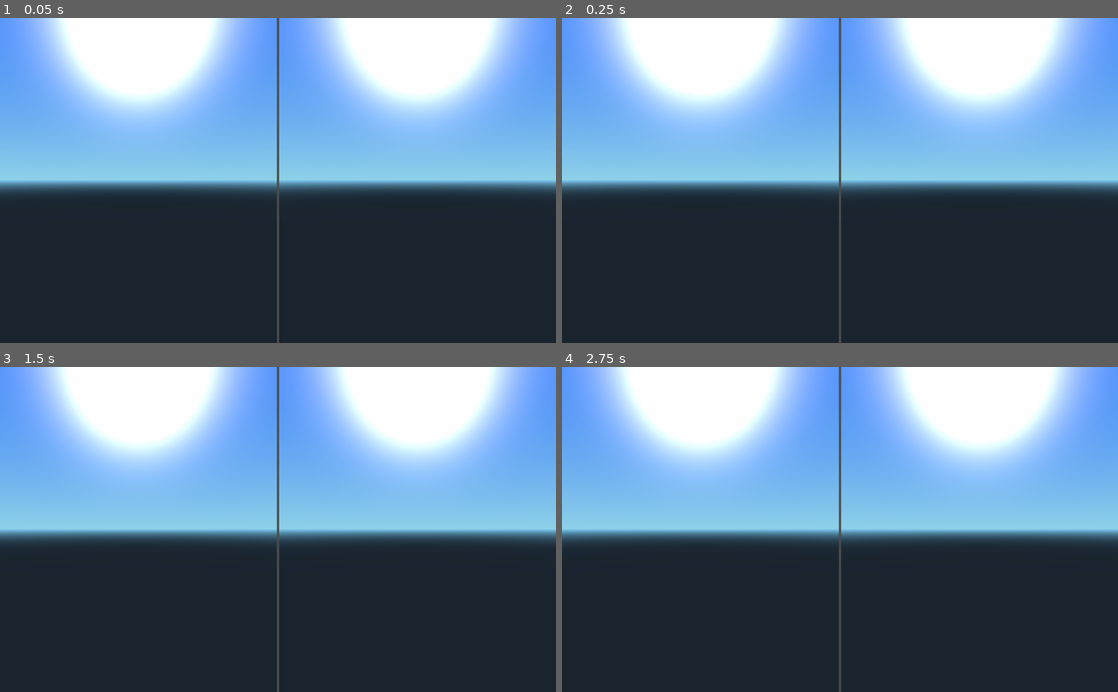
Above: before the commit, frames 1-4 (two rows, left to right).
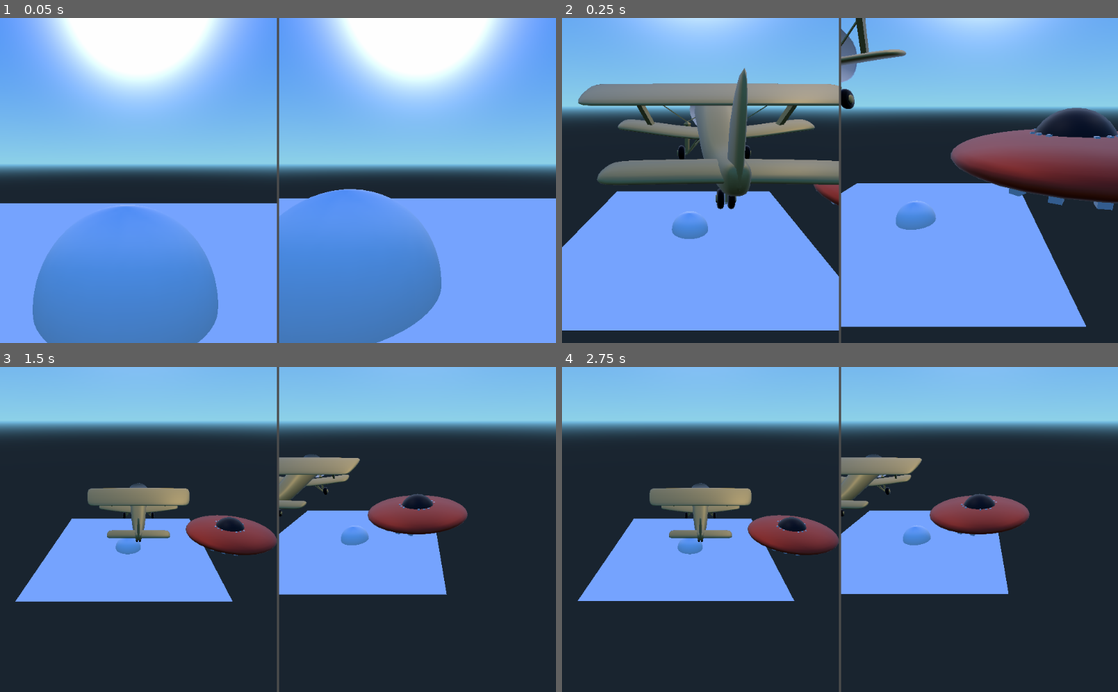
Above: after the commit, the same moments.

Repository: BrandonMakin/Gyro
Game: Godot game, scene res://levels/level 01/Splitscreen.tscn
Two runs of this game, one before a commit and one after it. Both use one fixed random seed, a clock stepped at 60 frames per second and the inputs below. This scene is started directly instead of the project's main scene.
Inputs:
- Up to frame 1 (0.05 s): no input
- Up to frame 2 (0.25 s): no input
- Up to frame 3 (1.5 s): no input
- Up to frame 4 (2.75 s): tap Enter at 2 s

The runs differ from the first frame. In frame 1, 60% of the frame differs, in the area x 0-100%, y 4-100%; in frame 2, 84%, in the area x 0-100%, y 0-97%; in frame 3, 63%; in frame 4, 63%.

Commit message:
finished merging splitscreen

Diff:
--- a/gyro_godot_project/levels/level 01/Level01.tscn
+++ b/gyro_godot_project/levels/level 01/Level01.tscn
@@ -26,7 +26,6 @@
 [node name="TestSphere" type="MeshInstance" parent="." index="1"]
 
 transform = Transform( -4.37114e-008, 0, 1, 0, 1, 0, -1, 0, -4.37114e-008, 0, 0, 0 )
-visible = false
 layers = 1
 material_override = null
 cast_shadow = 1
@@ -84,9 +83,17 @@
 
 [node name="vehicle1" parent="vehicles" index="0" instance=ExtResource( 2 )]
 
-transform = Transform( 1, 0, 0, 0, 1, 0, 0, 0, 1, -2, 5, 8 )
+transform = Transform( 1, 0, 0, 0, 1, 0, 0, 0, 1, 0.818448, 6.22218, 8.30285 )
+
+[node name="CamTarget" type="Spatial" parent="vehicles/vehicle1" index="3"]
+
+transform = Transform( 1, 0, 0, 0, 0.906308, 0.422618, 0, -0.422618, 0.906308, 0, 3, 8 )
 
 [node name="vehicle2" parent="vehicles" index="1" instance=ExtResource( 2 )]
 
-transform = Transform( 1, 0, 0, 0, 1, 0, 0, 0, 1, 2.10602, 4.70603, 8.12036 )
+transform = Transform( 1, 0, 0, 0, 1, 0, 0, 0, 1, 4.64824, 4.95222, 7.40721 )
 vehicle_type = 1
+
+[node name="CamTarget" type="Spatial" parent="vehicles/vehicle2" index="3"]
+
+transform = Transform( 1, 0, 0, 0, 0.906308, 0.422618, 0, -0.422618, 0.906308, 0, 3, 8 )
--- a/gyro_godot_project/levels/level 01/Vehicle.gd
+++ b/gyro_godot_project/levels/level 01/Vehicle.gd
@@ -17,7 +17,7 @@
 func _on_rotate(angle, tilt):
 	rotation = Vector3((.5-tilt), 0, -angle/30)
 	velocity.x = angle / 2
-	print(tilt)
+#	print(tilt)
 	velocity.y = (tilt-.5) * -40
 
 func _on_button(name, state): #3 possible names for a button: accel, shoot, shock
